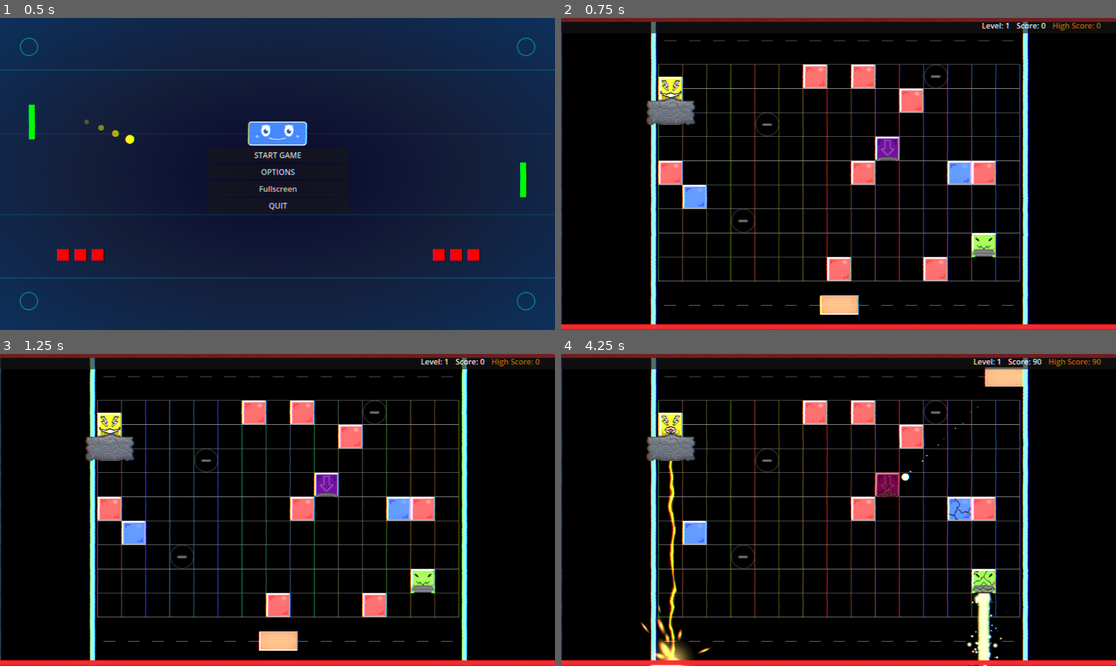
Above: before the commit, frames 1-4 (two rows, left to right).
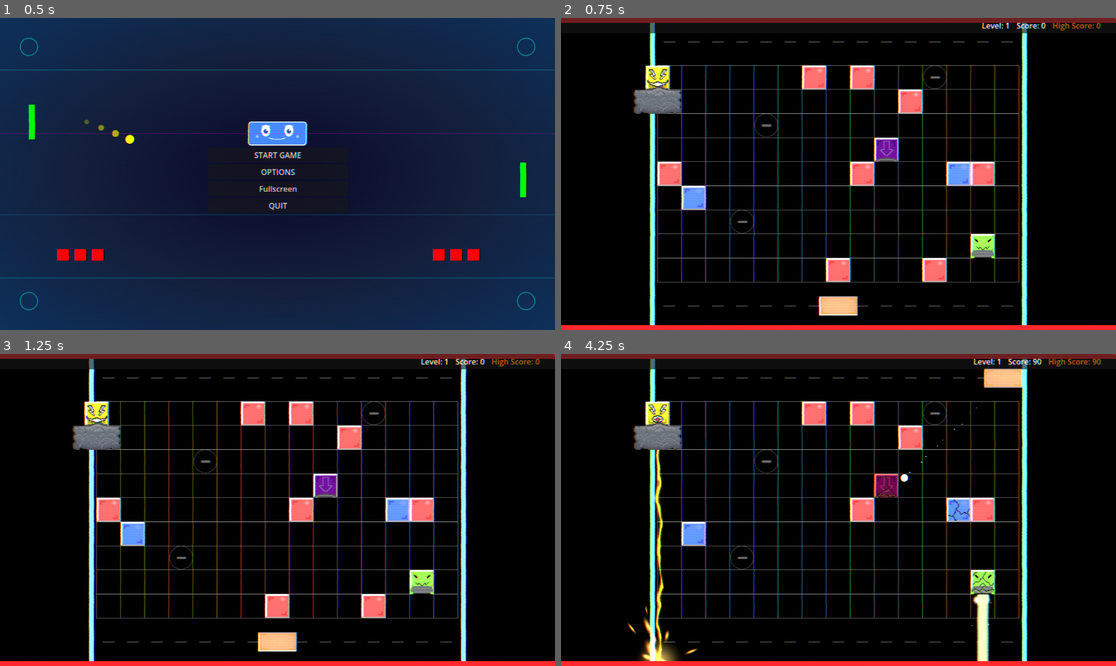
Above: after the commit, the same moments.

Repository: Nicheen/NotPong2025
Game: Godot game, scene res://scenes/menus/main_menu.tscn
The game is run twice, just before and just after one commit, with the same random seed, the same clock (stepped at 60 frames per second) and the same inputs.
Inputs (mouse positions are in pixels of both pictures, inside the frame that each line leads up to):
- Up to frame 1 (0.5 s): no input
- Up to frame 2 (0.75 s): click "START GAME" at 0.5 s
- Up to frame 3 (1.25 s): no input
- Up to frame 4 (4.25 s): tap Enter (ui_accept) at 1.25, 1.52, 2.27, 3.77 s; move the mouse to (960, 494) at 1.27 s; hold D (move_right) 1.28-2.03 s; click (960, 494) at 1.35 s; move the mouse to (727, 525) at 2.02 s; hold S (teleport_down) 2.03-2.78 s; click (727, 525) at 2.1 s; move the mouse to (894, 441) at 2.77 s; hold D (move_right) 2.78-3.53 s; click (894, 441) at 2.85 s; move the mouse to (810, 572) at 3.52 s; hold W (teleport_up) from 3.53 s (still down); click (810, 572) at 3.6 s

Frame 1 is identical in both runs. In frame 2, 15% of the frame differs, in the area x 0-100%, y 1-100%; in frame 3, 15%; in frame 4, 16%.

Commit message:
Aligned Thunder Guy

Diff:
--- a/NOTPONG/effects/laser.tscn
+++ b/NOTPONG/effects/laser.tscn
@@ -139,7 +139,7 @@
 [node name="Line2D" type="Line2D" parent="."]
 unique_name_in_owner = true
 visible = false
-points = PackedVector2Array(40, 0, 0, 0)
+points = PackedVector2Array(40, 0, 1400, 0)
 texture = SubResource("ImageTexture_btyrk")
 texture_mode = 2
 begin_cap_mode = 2
--- a/NOTPONG/project.godot
+++ b/NOTPONG/project.godot
@@ -51,3 +51,7 @@
 "events": [Object(InputEventMouseButton,"resource_local_to_scene":false,"resource_name":"","device":-1,"window_id":0,"a …(253 unchanged characters)…
 ]
 }
+
+[layer_names]
+
+2d_physics/layer_1="Player"
--- a/NOTPONG/scenes/main.tscn
+++ b/NOTPONG/scenes/main.tscn
@@ -12,12 +12,6 @@
 
 [sub_resource type="RectangleShape2D" id="RectangleShape2D_0wfyh"]
 size = Vector2(194, 648)
-
-[sub_resource type="Gradient" id="Gradient_o6xl0"]
-
-[sub_resource type="GradientTexture2D" id="GradientTexture2D_tipki"]
-gradient = SubResource("Gradient_o6xl0")
-fill_from = Vector2(1, 0.619718)
 
 [sub_resource type="RectangleShape2D" id="RectangleShape2D_sugp2"]
 size = Vector2(752, 20)
@@ -146,7 +140,6 @@
 [node name="Spawner" type="Node" parent="."]
 unique_name_in_owner = true
 script = ExtResource("3_tefeu")
-spawn_gradient_texture = SubResource("GradientTexture2D_tipki")
 
 [node name="LevelManager" type="Node" parent="."]
 script = ExtResource("3_0bbpv")
@@ -183,12 +176,16 @@
 default_color = Color(1, 0.164706, 0.180392, 1)
 
 [node name="StaticBody2DTop" type="StaticBody2D" parent="Deathzone"]
+collision_layer = 2
+collision_mask = 0
 
 [node name="CollisionShape2D" type="CollisionShape2D" parent="Deathzone/StaticBody2DTop"]
 position = Vector2(576, 0)
 shape = SubResource("RectangleShape2D_sugp2")
 
 [node name="StaticBody2DBot" type="StaticBody2D" parent="Deathzone"]
+collision_layer = 2
+collision_mask = 0
 
 [node name="CollisionShape2D" type="CollisionShape2D" parent="Deathzone/StaticBody2DBot"]
 position = Vector2(576, 648)
@@ -228,4 +225,4 @@
 environment = SubResource("Environment_jyhfs")
 
 [node name="Camera2D" type="Camera2D" parent="."]
-position = Vector2(574, 326)
+position = Vector2(576, 324)
--- a/NOTPONG/scenes/obj/Enemy.tscn
+++ b/NOTPONG/scenes/obj/Enemy.tscn
@@ -21,21 +21,22 @@
 
 [node name="Enemy" type="StaticBody2D"]
 collision_layer = 16
-collision_mask = 0
 script = ExtResource("1_enemy_script")
+score_value = 10
 
 [node name="Sprite2D" type="Sprite2D" parent="."]
 scale = Vector2(1.5, 1.5)
 texture = SubResource("GradientTexture2D_455qr")
 
 [node name="CollisionShape2D" type="CollisionShape2D" parent="."]
+position = Vector2(0, -1)
 shape = SubResource("CircleShape2D_455qr")
 
 [node name="HealthBar" type="ProgressBar" parent="."]
 material = SubResource("CanvasItemMaterial_gsmpp")
-offset_left = -10.0
+offset_left = -9.0
 offset_top = -3.0
-offset_right = 10.0
+offset_right = 11.0
 offset_bottom = 2.0
 value = 100.0
 show_percentage = false
--- a/NOTPONG/scripts/main.gd
+++ b/NOTPONG/scripts/main.gd
@@ -575,7 +575,7 @@
 		return
 
 	var block = block_scene.instantiate()
-	block.global_position = position
+	block.global_position = position + Vector2(-25, -25)
 
 	# Connect signals - use the correct signal name from the thunder block
 	block.block_destroyed.connect(_on_thunder_block_died)
--- a/NOTPONG/scripts/obj/enemy/enemy.gd
+++ b/NOTPONG/scripts/obj/enemy/enemy.gd
@@ -61,7 +61,7 @@
 
 	print("Enemy took ", damage, " laser damage (no score on death)")
 
-	current_health -= damage
+	current_health -= damage * 2
 	current_health = max(0, current_health)
 
 	if health_bar:
Not shown: 1 places in NOTPONG/scenes/main.tscn that only renumber resources
Not shown: 1 places in NOTPONG/scenes/obj/bosses/Boss1.tscn that only renumber resources
